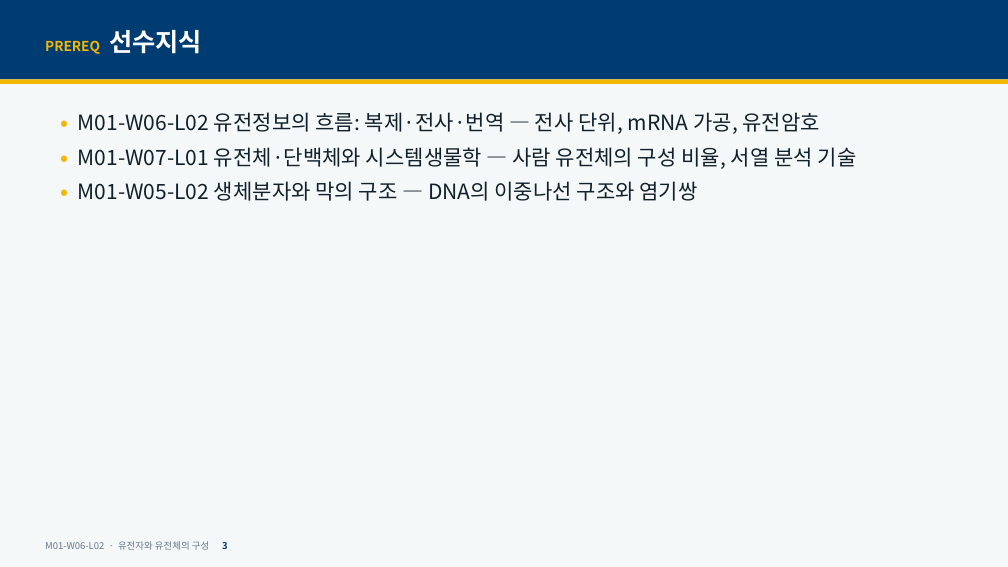
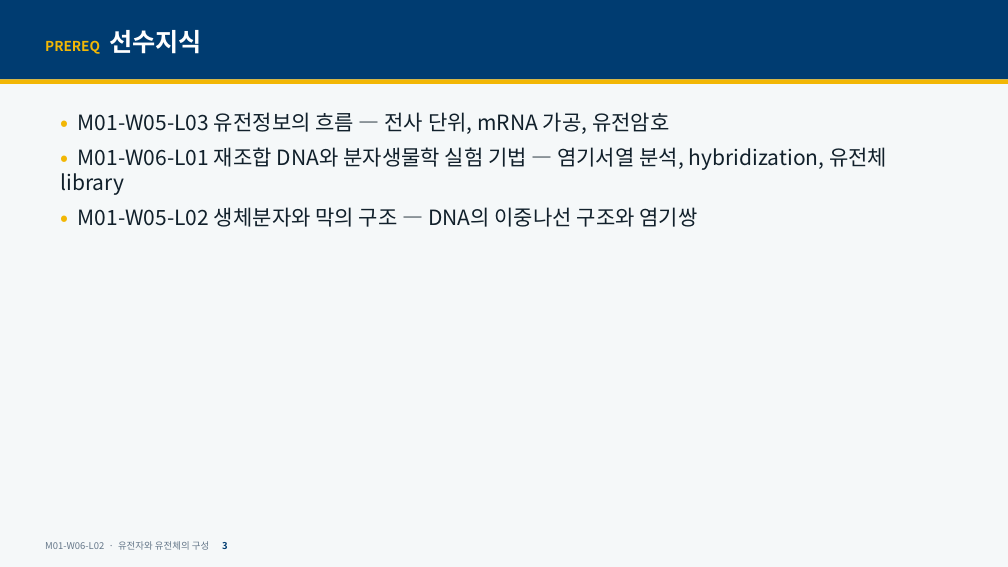
Before and after one commit to hoperiasd2/hoperiasd2.github.io, a slide deck: slide 3 of curriculum/M01/W06/L02/slides.pptx. Drawn at 1008x567 pixels with LibreOffice and Linux fonts; fonts in the diff are those of the drawing. Boxes give left, top, right and bottom in pixels: in the first picture for what was removed or moved away, otherwise in the second. Text is boxed around its words. In the diff, an @@ line names an element or a change of style, - is before the commit and + after.

```diff
--- a/curriculum/M01/W06/L02/slides.pptx
+++ b/curriculum/M01/W06/L02/slides.pptx
@@ text at (60, 112, 887, 195): text changed @@
-• M01-W06-L02 유전정보의 흐름: 복제·전사·번역 — 전사 단위, mRNA 가공, 유전암호
-• M01-W07-L01 유전체·단백체와 시스템생물학 — 사람 유전체의 구성 비율, 서열 분석 기술
+• M01-W05-L03 유전정보의 흐름 — 전사 단위, mRNA 가공, 유전암호
+• M01-W06-L01 재조합 DNA와 분자생물학 실험 기법 — 염기서열 분석, hybridization, 유전체 library
```
Also in this commit, not shown: 44 other slides changed, 11 slides added, 5 other files.
